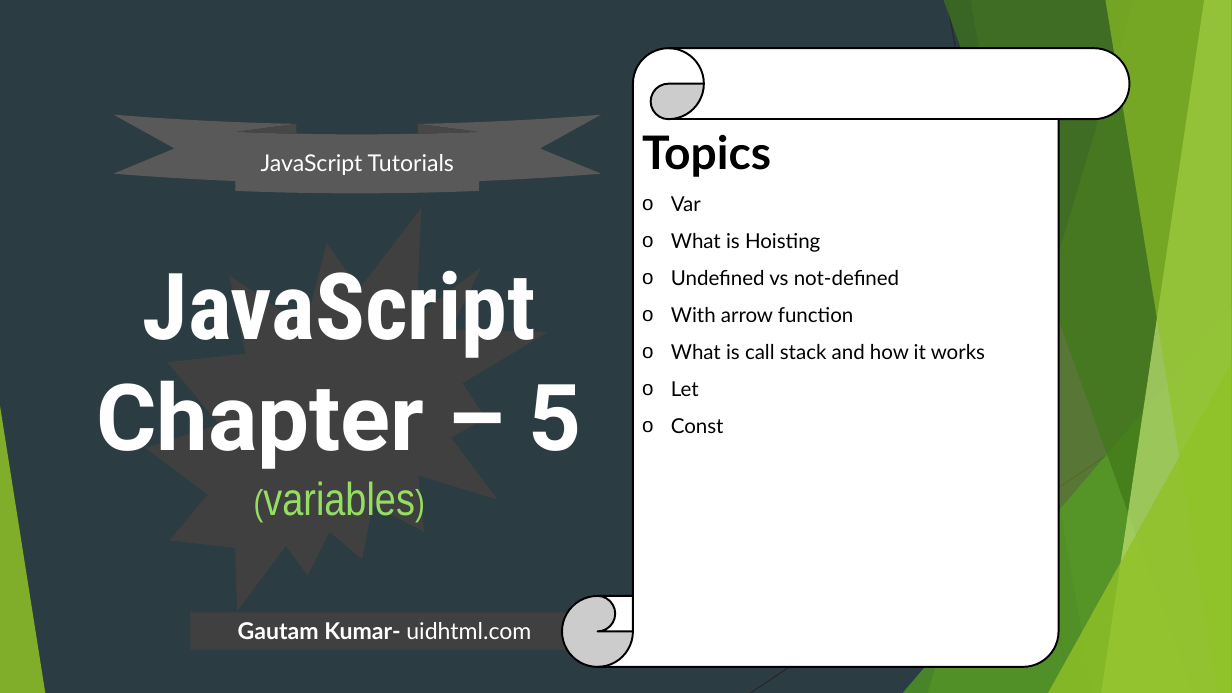
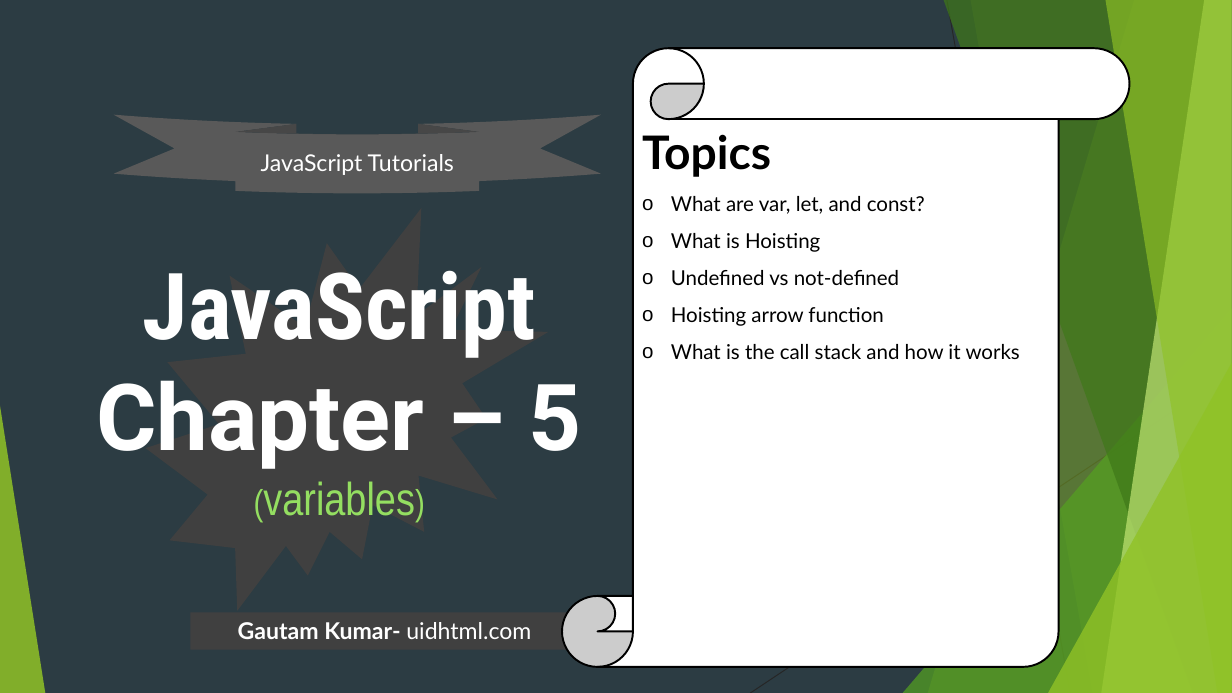
Before and after one commit to uidhtml/javascript-tutorials, a slide deck: slide 20 of Javascript Tutorials.pptx. Drawn at 1232x693 pixels with LibreOffice and Linux fonts; fonts in the diff are those of the drawing. Boxes give left, top, right and bottom in pixels: in the first picture for what was removed or moved away, otherwise in the second. Text is boxed around its words. In the diff, an @@ line names an element or a change of style, - is before the commit and + after.

Commit message:
Updated ppt to chapter 5

```diff
--- a/Javascript Tutorials.pptx
+++ b/Javascript Tutorials.pptx
@@ text in vertical scroll at [671, 196, 925, 214]: text changed @@
-o Var
+o What are var, let, and const?
@@ text in vertical scroll at [671, 307, 1020, 359]: text changed @@
-o With arrow function
-o What is call stack and how it works
-o Let
-o Const
+o Hoisting arrow function
+o What is the call stack and how it works
```
Also in this commit, not shown: 1 other slide changed, 4 slides added.
